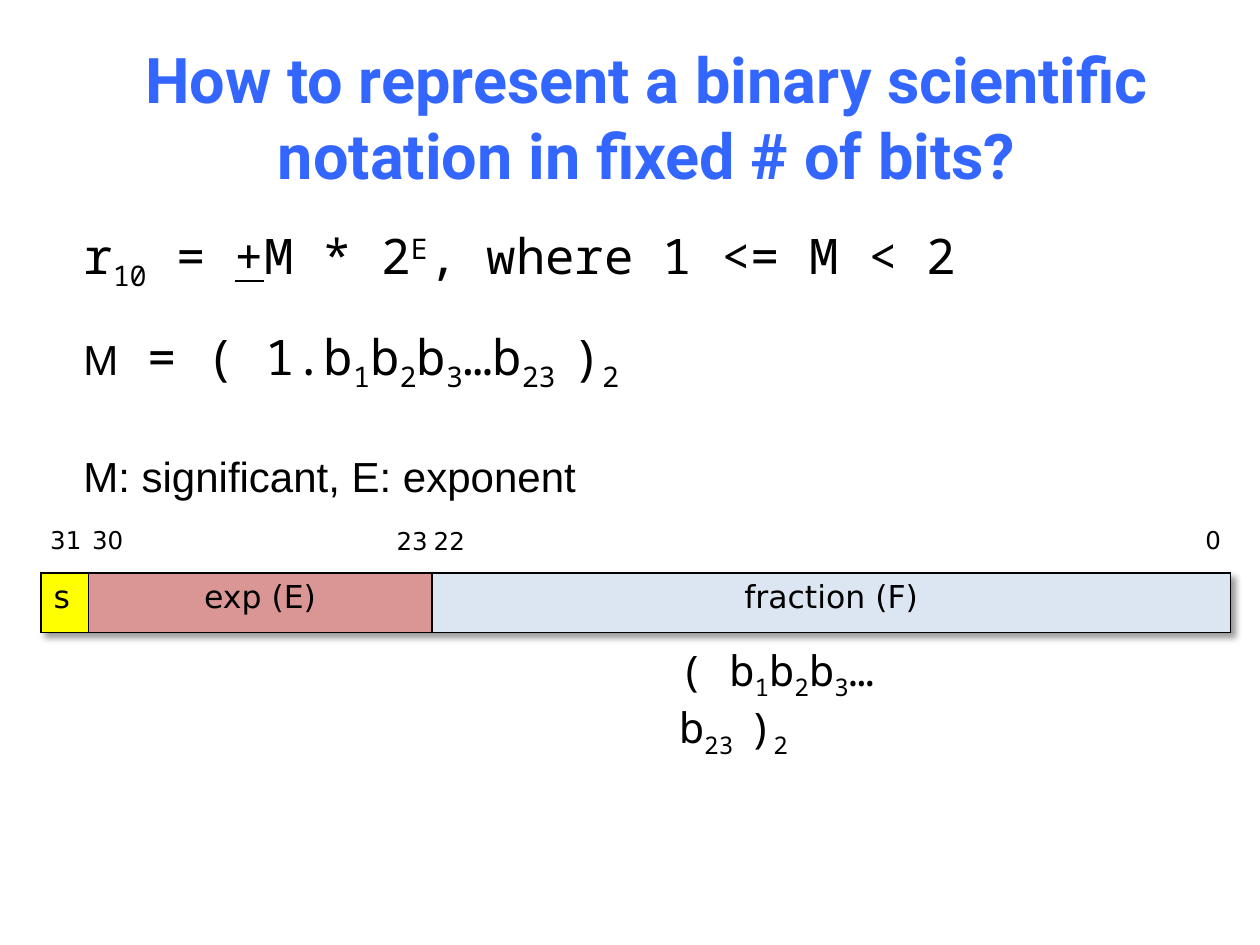
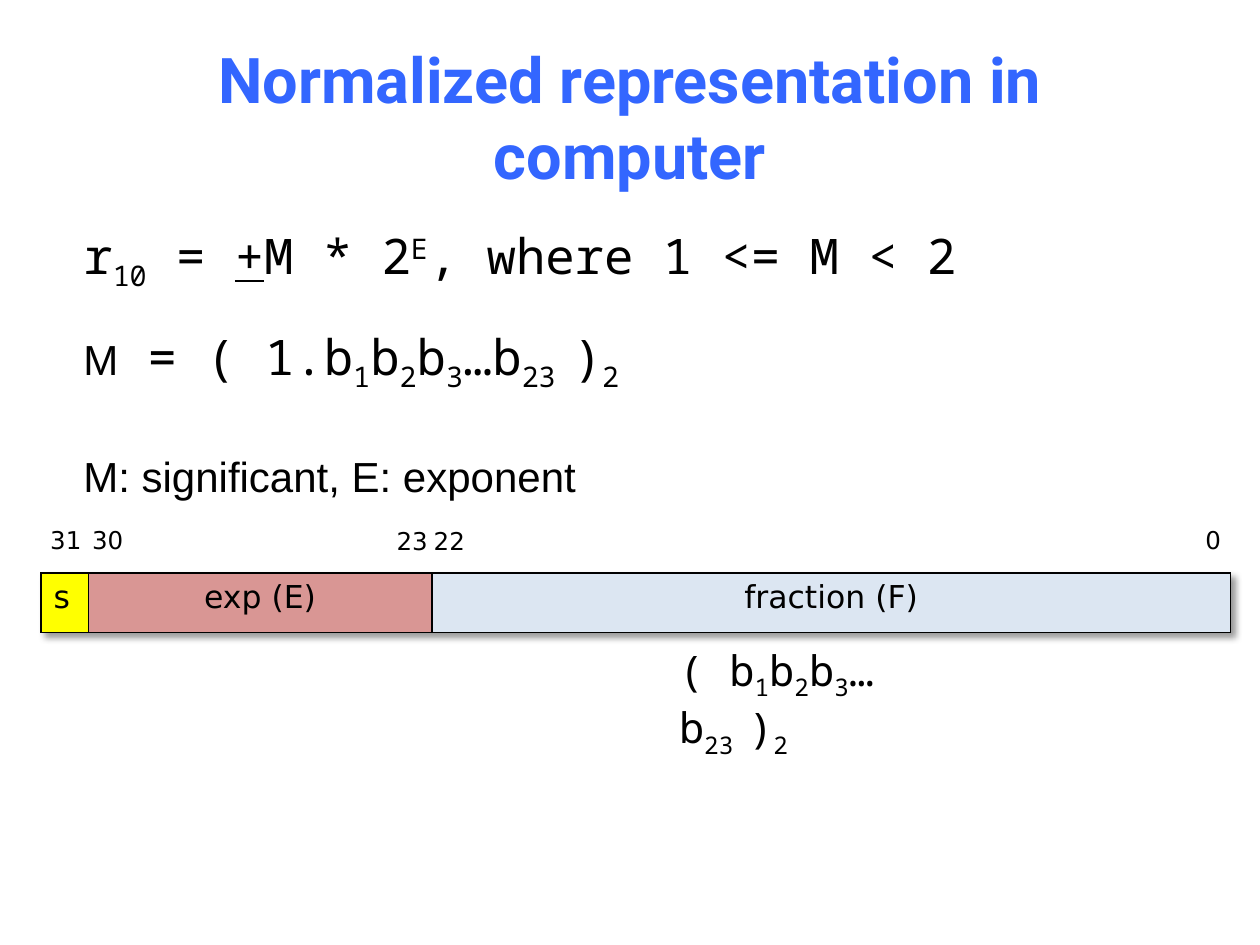
Before and after one commit to NYU-CSO/nyu-cso.github.io, a slide deck: slide 27 of notes/03-floats.pptx (slide 24 before the commit). Drawn at 1260x945 pixels with LibreOffice and Linux fonts; fonts in the diff are those of the drawing. Boxes give left, top, right and bottom in pixels: in the first picture for what was removed or moved away, otherwise in the second. Text is boxed around its words. In the diff, an @@ line names an element or a change of style, - is before the commit and + after.

```diff
--- a/notes/03-floats.pptx
+++ b/notes/03-floats.pptx
@@ title at [218,55,1041,192]: text changed @@
-How to represent a binary scientific notation in fixed # of bits?
+Normalized representation in computer
```
Also in this commit, not shown: 32 other slides changed, 23 slides added, 11 slides removed, 1 other file.
